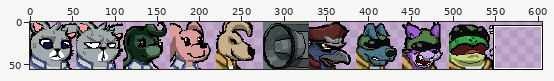
File history of a sprite sheet, src/resources/exploring/images/sprites/portraits_npc1.png. The first picture is a wide view before the edit; the outline marks the close-up.
Close-up. Before the edit:
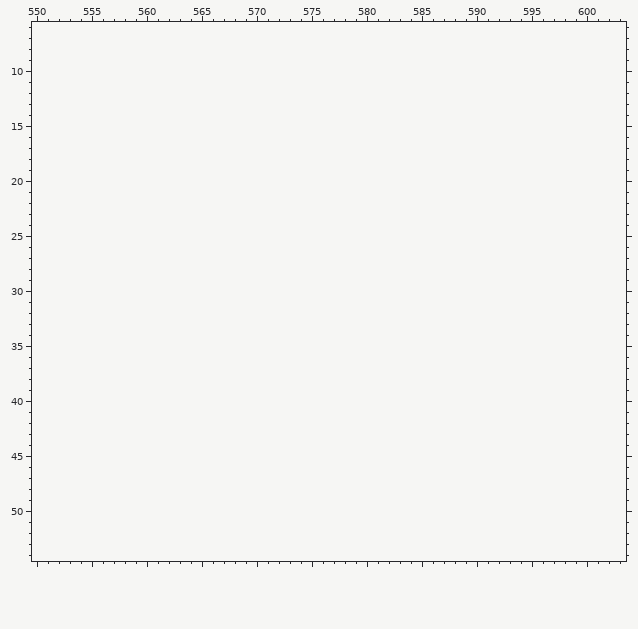
The file is 550x55 pixels. Colours within 5 levels of each other are drawn and written as one. Shown: x 550..603, y 6..54. The old version is drawn lined up with the new one, on the new canvas.
Once edited:
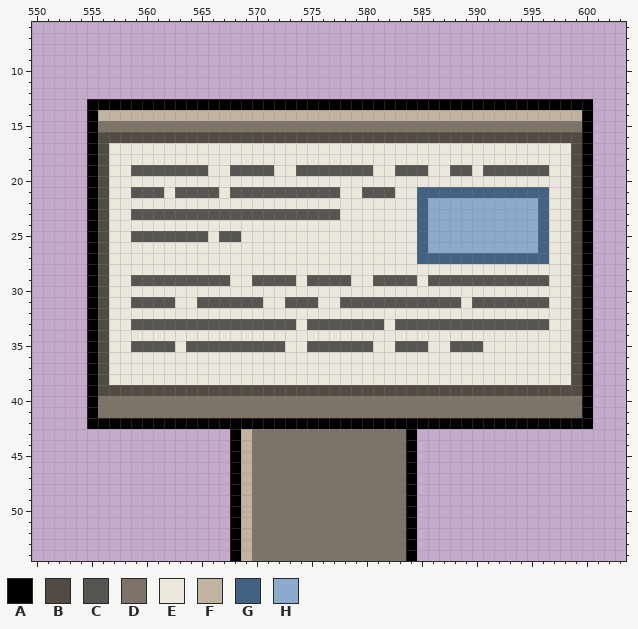
Palette (. is transparent): A #000000  B #524b43  C #575551  D #7d7367  E #ebe7dd  F #c2b2a0  G #436182  H #8cabcc
What changed:
canvas 550x55 -> 605x55
Changed rows in their new state; - is an unchanged pixel.
first column x 555:
13 AAAAAAAAAAAAAAAAAAAAAAAAAAAAAAAAAAAAAAAAAAAAAA
14 AFFFFFFFFFFFFFFFFFFFFFFFFFFFFFFFFFFFFFFFFFFFFA
15 ADDDDDDDDDDDDDDDDDDDDDDDDDDDDDDDDDDDDDDDDDDDDA
16 ABBBBBBBBBBBBBBBBBBBBBBBBBBBBBBBBBBBBBBBBBBBBA
17 ABEEEEEEEEEEEEEEEEEEEEEEEEEEEEEEEEEEEEEEEEEEBA
18 ABEEEEEEEEEEEEEEEEEEEEEEEEEEEEEEEEEEEEEEEEEEBA
19 ABEECCCCCCCEECCCCEECCCCCCCEECCCEECCECCCCCCEEBA
20 ABEEEEEEEEEEEEEEEEEEEEEEEEEEEEEEEEEEEEEEEEEEBA
21 ABEECCCECCCCECCCCCCCCCCEECCCEEGGGGGGGGGGGGEEBA
22 ABEEEEEEEEEEEEEEEEEEEEEEEEEEEEGHHHHHHHHHHGEEBA
23 ABEECCCCCCCCCCCCCCCCCCCEEEEEEEGHHHHHHHHHHGEEBA
24 ABEEEEEEEEEEEEEEEEEEEEEEEEEEEEGHHHHHHHHHHGEEBA
25 ABEECCCCCCCECCEEEEEEEEEEEEEEEEGHHHHHHHHHHGEEBA
26 ABEEEEEEEEEEEEEEEEEEEEEEEEEEEEGHHHHHHHHHHGEEBA
27 ABEEEEEEEEEEEEEEEEEEEEEEEEEEEEGGGGGGGGGGGGEEBA
28 ABEEEEEEEEEEEEEEEEEEEEEEEEEEEEEEEEEEEEEEEEEEBA
29 ABEECCCCCCCCCEECCCCECCCCEECCCCECCCCCCCCCCCEEBA
30 ABEEEEEEEEEEEEEEEEEEEEEEEEEEEEEEEEEEEEEEEEEEBA
31 ABEECCCCEECCCCCCEECCCEECCCCCCCCCCCECCCCCCCEEBA
32 ABEEEEEEEEEEEEEEEEEEEEEEEEEEEEEEEEEEEEEEEEEEBA
33 ABEECCCCCCCCCCCCCCCECCCCCCCECCCCCCCCCCCCCCEEBA
34 ABEEEEEEEEEEEEEEEEEEEEEEEEEEEEEEEEEEEEEEEEEEBA
35 ABEECCCCECCCCCCCCCEECCCCCCEECCCEECCCEEEEEEEEBA
36 ABEEEEEEEEEEEEEEEEEEEEEEEEEEEEEEEEEEEEEEEEEEBA
37 ABEEEEEEEEEEEEEEEEEEEEEEEEEEEEEEEEEEEEEEEEEEBA
38 ABEEEEEEEEEEEEEEEEEEEEEEEEEEEEEEEEEEEEEEEEEEBA
39 ABBBBBBBBBBBBBBBBBBBBBBBBBBBBBBBBBBBBBBBBBBBBA
40 ADDDDDDDDDDDDDDDDDDDDDDDDDDDDDDDDDDDDDDDDDDDDA
41 ADDDDDDDDDDDDDDDDDDDDDDDDDDDDDDDDDDDDDDDDDDDDA
42 AAAAAAAAAAAAAAAAAAAAAAAAAAAAAAAAAAAAAAAAAAAAAA
43 -------------AFDDDDDDDDDDDDDDA----------------
44 -------------AFDDDDDDDDDDDDDDA----------------
45 -------------AFDDDDDDDDDDDDDDA----------------
46 -------------AFDDDDDDDDDDDDDDA----------------
47 -------------AFDDDDDDDDDDDDDDA----------------
48 -------------AFDDDDDDDDDDDDDDA----------------
49 -------------AFDDDDDDDDDDDDDDA----------------
50 -------------AFDDDDDDDDDDDDDDA----------------
51 -------------AFDDDDDDDDDDDDDDA----------------
52 -------------AFDDDDDDDDDDDDDDA----------------
53 -------------AFDDDDDDDDDDDDDDA----------------
54 -------------AFDDDDDDDDDDDDDDA----------------
Where, in picture pixels (left, top, right, bottom), the same in both close-ups:
added: (87, 99, 593, 561)
